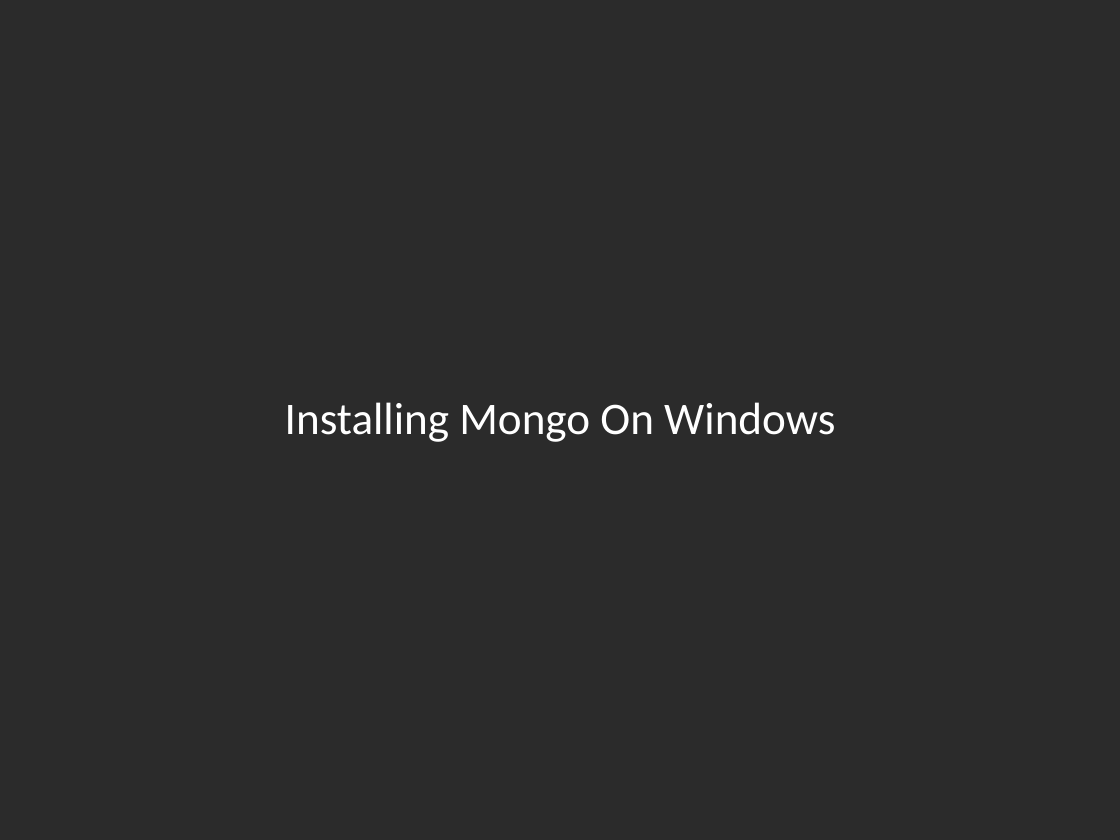
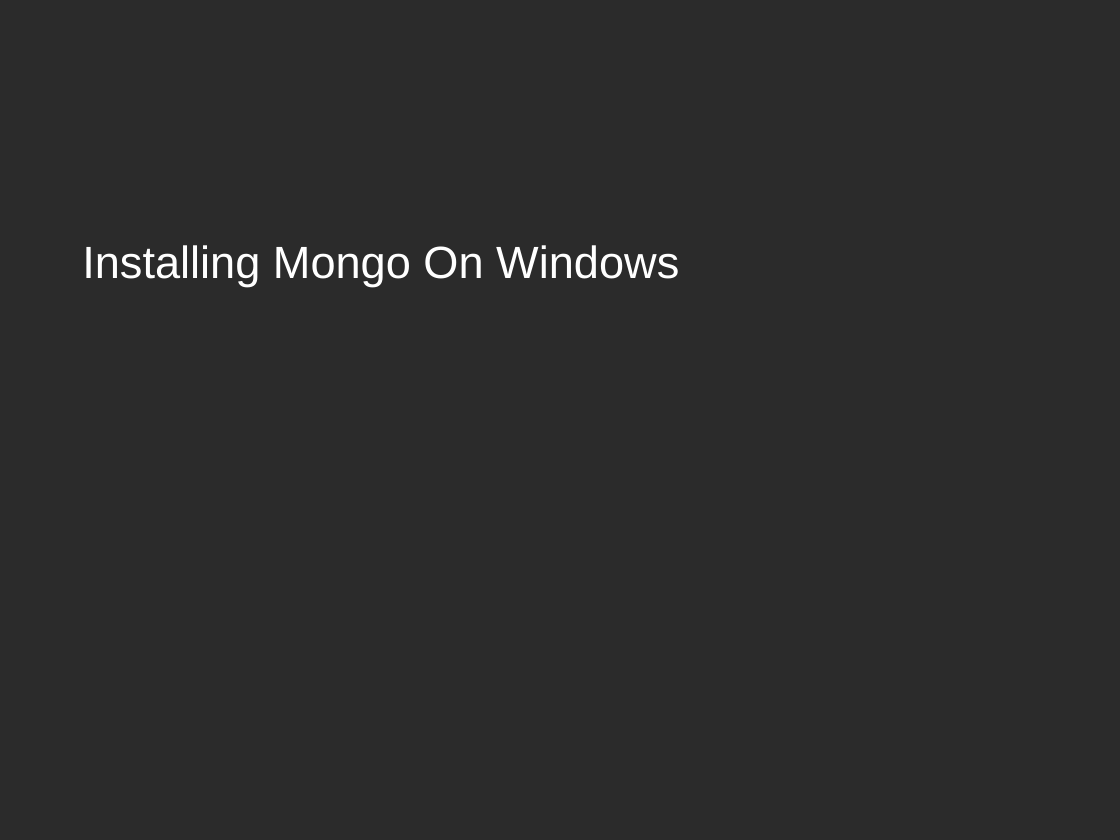
Before and after one commit to zippy1981/TalkMaterials, a slide deck: slide 11 of MongoMeetup/2010-July/Mongo Windows Administration for the Unix Programmer.odp (slide 8 before the commit). Drawn at 1120x840 pixels with LibreOffice and Linux fonts; fonts in the diff are those of the drawing; background and template pictures are left out; a plain dark background stands for a picture behind light text. Boxes give left, top, right and bottom in pixels: in the first picture for what was removed or moved away, otherwise in the second. Text is boxed around its words. In the diff, an @@ line names an element or a change of style, - is before the commit and + after.

```diff
--- a/MongoMeetup/2010-July/Mongo Windows Administration for the Unix Programmer.odp
+++ b/MongoMeetup/2010-July/Mongo Windows Administration for the Unix Programmer.odp
@@ text "Installing Mongo On Windows": place and size @@
-text "Installing Mongo On Windows" at <box>285,402,835,442</box>
+text "Installing Mongo On Windows" at <box>82,245,679,287</box>
@@ text "Installing Mongo On Windows" at <box>82,245,679,287</box>: font Calibri to Arial; alignment centre to left; more space between paragraphs; vertical alignment middle to top @@
```
Also in this commit, not shown: 7 other slides changed, 3 slides added.
